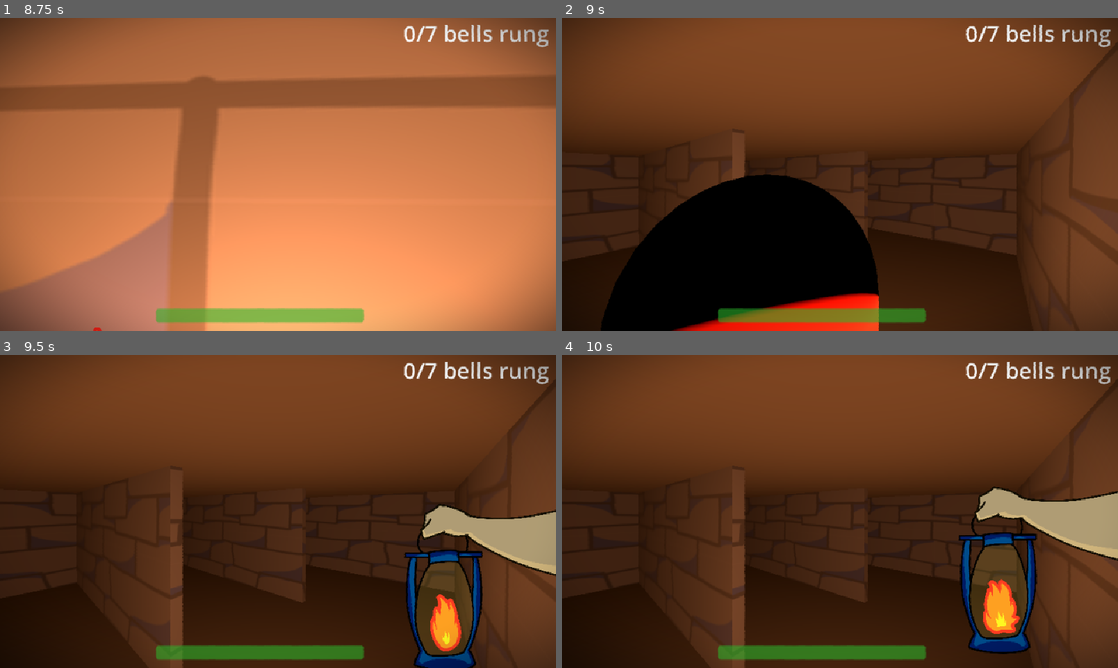
Above: before the commit, frames 1-4 (two rows, left to right).
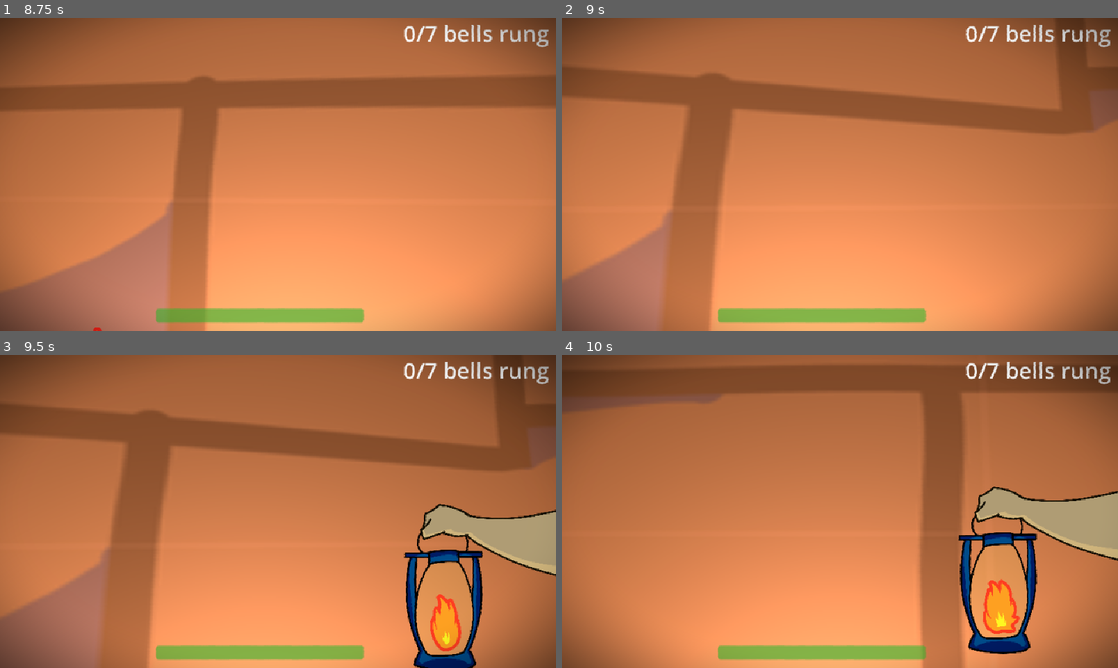
Above: after the commit, the same moments.

Repository: AvenirTheArtist/MazeGame
Game: Godot game, scene res://main_menu.tscn
Two runs of this game, one before a commit and one after it. Both use one fixed random seed, a clock stepped at 60 frames per second and the inputs below.
Inputs (mouse positions are in pixels of both pictures, inside the frame that each line leads up to):
- Up to frame 1 (8.75 s): click "enter" at 0.5 s; tap Enter (ui_accept) at 1.25, 1.52, 2.27, 3.77, 4.52, 5.27, 6.77, 7.52, 8.27 s; move the mouse to (305, 174) at 1.27 s; hold W (forward) 1.28-6.53 s; right-click (305, 174) at 1.35 s; move the mouse to (250, 174) at 2.02 s; click (250, 174) at 2.1 s; move the mouse to (289, 168) at 2.77 s; tap Shift (sprint) at 2.85, 5.1, 7.35 s; move the mouse to (272, 180) at 3.52 s; right-click (272, 180) at 3.6 s; move the mouse to (316, 177) at 4.27 s; click (316, 177) at 4.35 s; move the mouse to (233, 171) at 5.02 s; move the mouse to (283, 174) at 5.77 s; right-click (283, 174) at 5.85 s; move the mouse to (255, 168) at 6.52 s; hold D (right) 6.53-7.28 s; click (255, 168) at 6.6 s; move the mouse to (305, 174) at 7.27 s; hold W (forward) from 7.28 s (still down); move the mouse to (250, 174) at 8.02 s; right-click (250, 174) at 8.1 s
- Up to frame 2 (9 s): keep holding W (forward); move the mouse to (851, 168) at 8.77 s; click (851, 168) at 8.85 s
- Up to frame 3 (9.5 s): keep holding W (forward)
- Up to frame 4 (10 s): move the mouse to (834, 517) at 9.52 s; release W (forward) at 9.53 s; hold A (left) from 9.53 s (still down); tap Shift (sprint) at 9.6 s; tap Enter (ui_accept) at 9.77 s

Frame 1 is identical in both runs. In frame 2, 94% of the frame differs, in the area x 0-100%, y 0-100%; in frame 3, 88%; in frame 4, 84%.

Commit message:
ghost ai small fixes
just changed the ghost code a little bit so the scream sound is played correctly

Diff:
--- a/scripts/ghost.gd
+++ b/scripts/ghost.gd
@@ -82,6 +82,8 @@
 
 ## move to a collected bell
 func move_to_bell(pos) -> void:
+	if state == states.STUNNED:
+		return
 	if state != states.CHASING:
 		alerted_pos = pos
 		state = states.ALERTED
@@ -118,9 +120,15 @@
 
 ## start chase when player_proximity_detection sees a player
 func _on_player_proximity_detection_body_entered(body: Node3D) -> void:
+	if state == states.STUNNED:
+		return
 	if body.is_in_group("player"):
-		state = states.CHASING
-		all_sounds["alerted_scream"].play()
+		if state == states.ROAMING:
+			state = states.CHASING
+			all_sounds["alerted_scream"].play()
+		if state == states.ROAMING:
+			state = states.CHASING
+
 
 
 func _on_player_proximity_detection_body_exited(body: Node3D) -> void:
